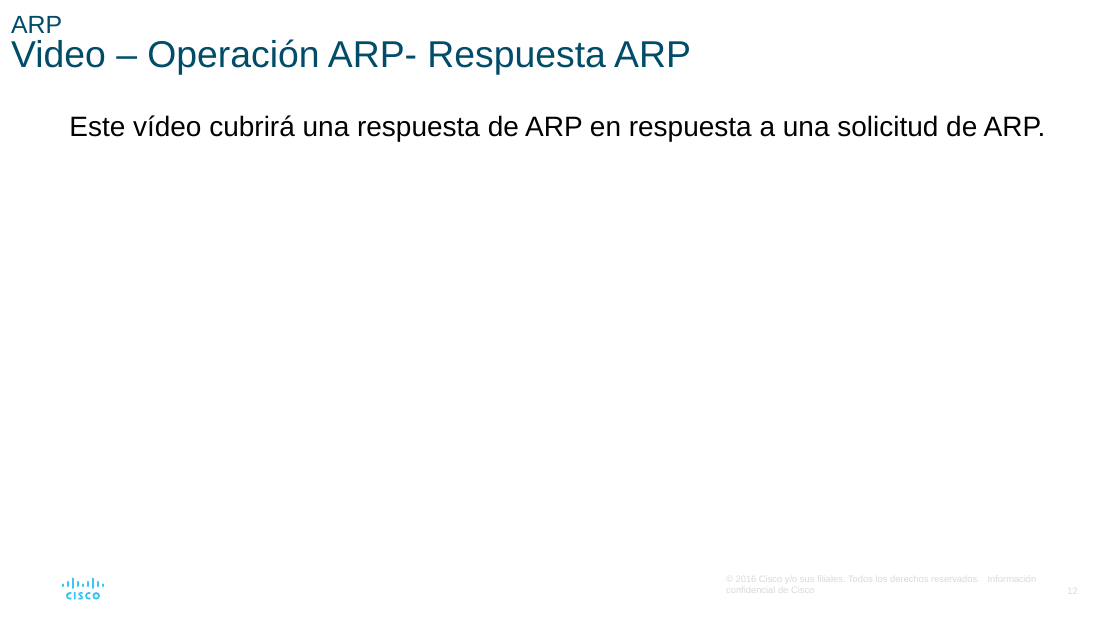
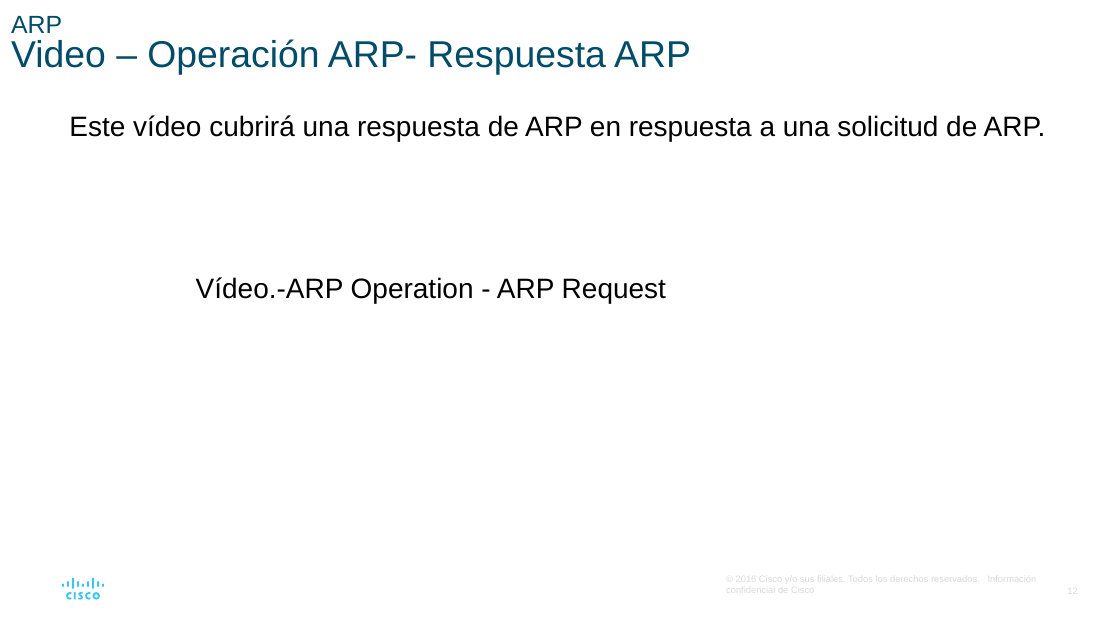
Before and after one commit to giganteavila/PAR, a slide deck: slide 12 of Presentaciones/9-Resolución de Dirección.odp. Drawn at 1120x630 pixels with LibreOffice and Linux fonts; fonts in the diff are those of the drawing. Boxes give left, top, right and bottom in pixels: in the first picture for what was removed or moved away, otherwise in the second. Text is boxed around its words. In the diff, an @@ line names an element or a change of style, - is before the commit and + after.

```diff
--- a/Presentaciones/9-Resolución de Dirección.odp
+++ b/Presentaciones/9-Resolución de Dirección.odp
@@ text added at <box>196,277,666,303</box>, 18 pt, text #000000 @@
+Vídeo.-ARP Operation - ARP Request
```
Also in this commit, not shown: 7 other slides changed, 4 slides added, 1 slide removed, 1 other file.
